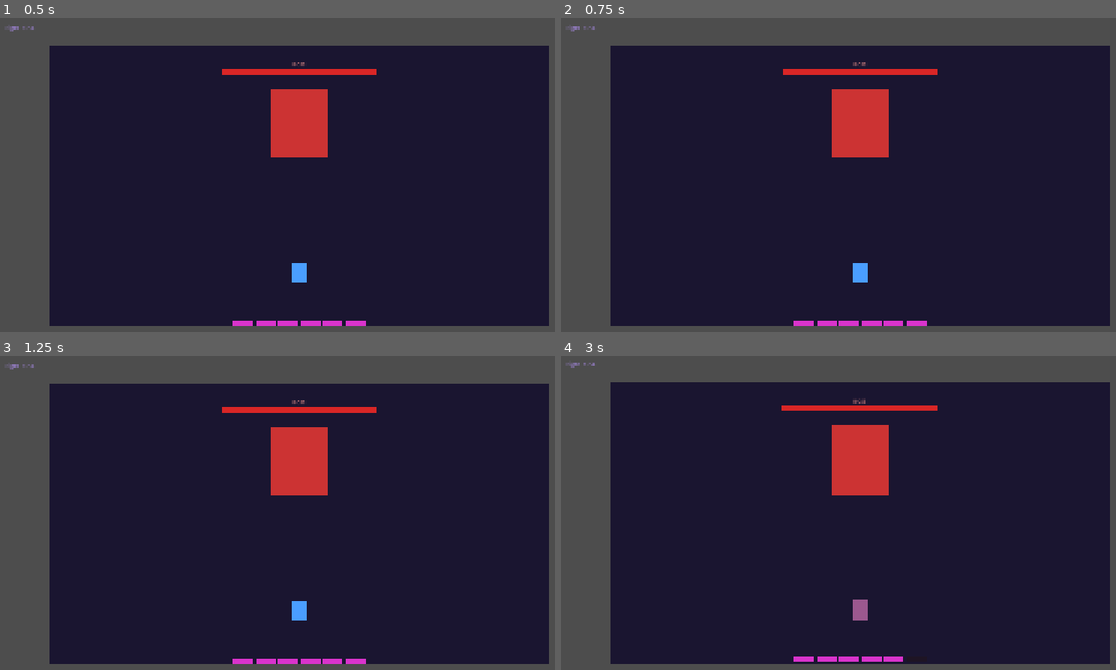
Above: before the commit, frames 1-4 (two rows, left to right).
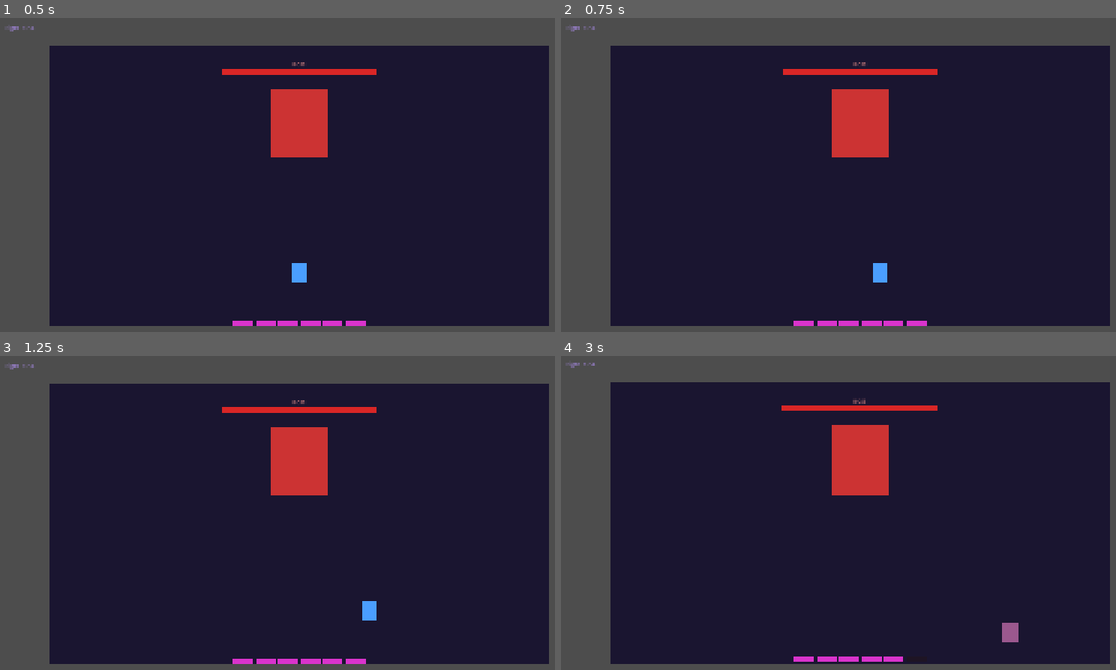
Above: after the commit, the same moments.

Repository: YFliXeR/Parry-Rogue
Game: Godot game, scene res://scenes/arena/Arena.tscn
The game is run twice, just before and just after one commit, with the same random seed, the same clock (stepped at 60 frames per second) and the same inputs. This scene is started directly instead of the project's main scene.
Inputs (mouse positions are in pixels of both pictures, inside the frame that each line leads up to):
- Up to frame 1 (0.5 s): no input
- Up to frame 2 (0.75 s): tap Enter at 0.5 s; move the mouse to (993, 168) at 0.52 s; hold D (move_right, bound only after the commit) from 0.53 s (still down); hold Space (parry_confirm) from 0.53 s (still down); click (993, 168) at 0.67 s
- Up to frame 3 (1.25 s): keep holding D (move_right, bound only after the commit); keep holding Space (parry_confirm)
- Up to frame 4 (3 s): move the mouse to (738, 541) at 1.27 s; release D (move_right, bound only after the commit) at 1.28 s; release Space (parry_confirm) at 1.28 s; hold S (move_down, bound only after the commit) 1.28-2.03 s; tap Space (parry_confirm) at 1.35, 2.85 s; tap R (restart) at 2 s; move the mouse to (921, 450) at 2.02 s; hold D (move_right, bound only after the commit) 2.03-2.78 s; hold Space (parry_confirm) 2.03-2.78 s; move the mouse to (832, 591) at 2.77 s; hold W (move_up, bound only after the commit) from 2.78 s (still down); click (832, 591) at 2.92 s

Frame 1 is identical in both runs. In frame 2, 0.3% of the frame differs, in the area x 52-59%, y 78-85%; in frame 3, 0.3%; in frame 4, 0.4%, in the area x 52-83%, y 77-92%.

Commit message:
Player now moves with WASD

Diff:
--- a/constants/GameConstants.gd
+++ b/constants/GameConstants.gd
@@ -12,6 +12,9 @@
 const PLAYER_MAX_HP          : int   = 6      # total health segments per run
 const CHIP_DAMAGE            : float = 0.25   # HP lost on chip block (wrong timing)
 const FULL_HIT_DAMAGE        : float = 1.0    # HP lost on full hit (wrong direction)
+const PLAYER_MOVE_SPEED      : float = 320.0  # pixels per second, WASD movement
+const ARENA_BOUNDS : Rect2 = Rect2(160.0, 90.0, 1600.0, 900.0)
+const PLAYER_BOUNDS_PADDING  : float = 40.0   # pixels from screen edge player can't cross
 
 
 # ── Parry System ──────────────────────────────────────────
--- a/project.godot
+++ b/project.godot
@@ -36,26 +36,22 @@
 
 parry_left={
 "deadzone": 0.2,
-"events": [Object(InputEventKey,"resource_local_to_scene":fa …(140 unchanged characters)… d":false,"keycode":0,"physical_keycode":65,"key_label":0,"unicode":97,"location":0,"echo":false,"script":null)
-, Object(InputEventKey,"resource_local_to_scene":false,"resource_name":"","device":-1,"window_id":0,"alt_pressed":false,"shift_pressed":false,"ctrl_pressed":false,"meta_pressed":false,"pressed":false,"keycode":0,"physical_keycode":4194319,"key_label":0,"unicode":0,"location":0,"echo":false,"script":null)
+"events": [Object(InputEventKey,"resource_local_to_scene":fa …(140 unchanged characters)… d":false,"keycode":0,"physical_keycode":4194319,"key_label":0,"unicode":0,"location":0,"echo":false,"script":null)
 ]
 }
 parry_right={
 "deadzone": 0.2,
-"events": [Object(InputEventKey,"resource_local_to_scene":fa …(140 unchanged characters)… d":false,"keycode":0,"physical_keycode":68,"key_label":0,"unicode":100,"location":0,"echo":false,"script":null)
-, Object(InputEventKey,"resource_local_to_scene":false,"resource_name":"","device":-1,"window_id":0,"alt_pressed":false,"shift_pressed":false,"ctrl_pressed":false,"meta_pressed":false,"pressed":false,"keycode":0,"physical_keycode":4194321,"key_label":0,"unicode":0,"location":0,"echo":false,"script":null)
+"events": [Object(InputEventKey,"resource_local_to_scene":fa …(140 unchanged characters)… d":false,"keycode":0,"physical_keycode":4194321,"key_label":0,"unicode":0,"location":0,"echo":false,"script":null)
 ]
 }
 parry_up={
 "deadzone": 0.2,
-"events": [Object(InputEventKey,"resource_local_to_scene":fa …(140 unchanged characters)… d":false,"keycode":0,"physical_keycode":87,"key_label":0,"unicode":119,"location":0,"echo":false,"script":null)
-, Object(InputEventKey,"resource_local_to_scene":false,"resource_name":"","device":-1,"window_id":0,"alt_pressed":false,"shift_pressed":false,"ctrl_pressed":false,"meta_pressed":false,"pressed":false,"keycode":0,"physical_keycode":4194320,"key_label":0,"unicode":0,"location":0,"echo":false,"script":null)
+"events": [Object(InputEventKey,"resource_local_to_scene":fa …(140 unchanged characters)… d":false,"keycode":0,"physical_keycode":4194320,"key_label":0,"unicode":0,"location":0,"echo":false,"script":null)
 ]
 }
 parry_down={
 "deadzone": 0.2,
-"events": [Object(InputEventKey,"resource_local_to_scene":fa …(140 unchanged characters)… d":false,"keycode":0,"physical_keycode":83,"key_label":0,"unicode":115,"location":0,"echo":false,"script":null)
-, Object(InputEventKey,"resource_local_to_scene":false,"resource_name":"","device":-1,"window_id":0,"alt_pressed":false,"shift_pressed":false,"ctrl_pressed":false,"meta_pressed":false,"pressed":false,"keycode":0,"physical_keycode":4194322,"key_label":0,"unicode":0,"location":0,"echo":false,"script":null)
+"events": [Object(InputEventKey,"resource_local_to_scene":fa …(140 unchanged characters)… d":false,"keycode":0,"physical_keycode":4194322,"key_label":0,"unicode":0,"location":0,"echo":false,"script":null)
 ]
 }
 parry_confirm={
@@ -68,6 +64,26 @@
 "events": [Object(InputEventKey,"resource_local_to_scene":false,"resource_name":"","device":-1,"window_id":0,"alt_press …(192 unchanged characters)…
 ]
 }
+move_left={
+"deadzone": 0.2,
+"events": [Object(InputEventKey,"resource_local_to_scene":false,"resource_name":"","device":-1,"window_id":0,"alt_pressed":false,"shift_pressed":false,"ctrl_pressed":false,"meta_pressed":false,"pressed":false,"keycode":0,"physical_keycode":65,"key_label":0,"unicode":97,"location":0,"echo":false,"script":null)
+]
+}
+move_right={
+"deadzone": 0.2,
+"events": [Object(InputEventKey,"resource_local_to_scene":false,"resource_name":"","device":-1,"window_id":0,"alt_pressed":false,"shift_pressed":false,"ctrl_pressed":false,"meta_pressed":false,"pressed":false,"keycode":0,"physical_keycode":68,"key_label":0,"unicode":100,"location":0,"echo":false,"script":null)
+]
+}
+move_up={
+"deadzone": 0.2,
+"events": [Object(InputEventKey,"resource_local_to_scene":false,"resource_name":"","device":-1,"window_id":0,"alt_pressed":false,"shift_pressed":false,"ctrl_pressed":false,"meta_pressed":false,"pressed":false,"keycode":0,"physical_keycode":87,"key_label":0,"unicode":119,"location":0,"echo":false,"script":null)
+]
+}
+move_down={
+"deadzone": 0.2,
+"events": [Object(InputEventKey,"resource_local_to_scene":false,"resource_name":"","device":-1,"window_id":0,"alt_pressed":false,"shift_pressed":false,"ctrl_pressed":false,"meta_pressed":false,"pressed":false,"keycode":0,"physical_keycode":83,"key_label":0,"unicode":115,"location":0,"echo":false,"script":null)
+]
+}
 
 [physics]
 
--- a/scenes/player/Player.gd
+++ b/scenes/player/Player.gd
@@ -1,7 +1,12 @@
 # Player.gd
 # ━━━━━━━━━━━━━━━━━━━━━━━━━━━━━━━━━━━━━━━━━━━━━━━━━━━━━━━
 # Manages player HP, damage handling, visual feedback,
-# and parry input detection.
+# WASD movement, and parry input detection.
+#
+# Movement is processed every frame via _process().
+# Parry input is gated by _accepting_input — only active
+# when ParrySystem opens a window.
+#
 # Does NOT evaluate whether a parry succeeds — that is
 # ParrySystem.gd's job. This script only reports what
 # the player pressed and when.
@@ -10,33 +15,81 @@
 extends Node2D
 
 
-# ── Signals ──────────────────────────────────────────────
-signal direction_pressed(dir: String)   # emitted when player presses a direction key
-signal confirm_pressed                  # emitted when player presses Spacebar
+# ── Signals ───────────────────────────────────────────────
+signal direction_pressed(dir: String)   # emitted when player presses a direction key during parry window
+signal confirm_pressed                  # emitted when player presses Spacebar during parry window
 signal player_died                      # emitted when HP reaches zero
-signal hp_changed(current: float)   # fires whenever HP changes
+signal hp_changed(current: float)       # fires whenever HP changes
 
 
 # ── State ─────────────────────────────────────────────────
-var current_hp    : float = GameConstants.PLAYER_MAX_HP
-var is_dead       : bool  = false
-var _accepting_input : bool = false   # only true during an active parry window
+var current_hp       : float = GameConstants.PLAYER_MAX_HP
+var is_dead          : bool  = false
+var _accepting_input : bool  = false   # true only during an active parry window
 
 
 # ── Node References ───────────────────────────────────────
 @onready var _visual : ColorRect = $Visual   # the blue rectangle
 
 
+# ── Lifecycle ─────────────────────────────────────────────
+func _ready() -> void:
+	# Restore HP from BuildManager so damage carries between fights
+	current_hp = BuildManager.current_hp
+	_visual.position = -_visual.size / 2.0
+
+func _process(delta: float) -> void:
+	if is_dead:
+		return
+	_handle_movement(delta)
+
+
+# ── Movement ──────────────────────────────────────────────
+
+## Reads WASD each frame and moves the player, clamped to arena bounds.
+## Accounts for visual size so the rect edges, not the origin, stop at the boundary.
+func _handle_movement(delta: float) -> void:
+	var dir := Vector2.ZERO
+
+	if Input.is_action_pressed("move_left"):
+		dir.x -= 1.0
+	if Input.is_action_pressed("move_right"):
+		dir.x += 1.0
+	if Input.is_action_pressed("move_up"):
+		dir.y -= 1.0
+	if Input.is_action_pressed("move_down"):
+		dir.y += 1.0
+
+	if dir.length_squared() > 0.0:
+		dir = dir.normalized()
+
+	global_position += dir * GameConstants.PLAYER_MOVE_SPEED * delta
+
+	# Clamp so the VISUAL RECT edges stay inside bounds, not just the origin.
+	# ColorRect origin is top-left, so we subtract the full size on the far edges.
+	var b  := GameConstants.ARENA_BOUNDS
+	var half_size = _visual.size / 2.0
+
+	global_position.x = clamp(
+		global_position.x,
+		b.position.x + half_size.x,
+		b.position.x + b.size.x - half_size.x
+	)
+
+	global_position.y = clamp(
+		global_position.y,
+		b.position.y + half_size.y,
+		b.position.y + b.size.y - half_size.y
+	)
+
 # ── Public Methods ────────────────────────────────────────
 
-## Call this to open the parry input window.
-## Player will now emit signals when keys are pressed.
+## Opens the parry input window. Player will now emit signals when keys are pressed.
 func enable_parry_input() -> void:
 	_accepting_input = true
 
 
-## Call this to close the parry input window.
-## Player will ignore all parry keys after this.
+## Closes the parry input window. Player ignores all parry keys after this.
 func disable_parry_input() -> void:
 	_accepting_input = false
 
@@ -50,7 +103,7 @@
 
 	var actual := amount
 	if is_chip:
-		actual *= BuildManager.get_chip_multiplier()   # iron_skin applies here
+		actual *= BuildManager.get_chip_multiplier()
 
 	current_hp -= actual
 	current_hp  = maxf(current_hp, 0.0)
@@ -67,7 +120,7 @@
 	return current_hp / float(GameConstants.PLAYER_MAX_HP)
 
 
-# ── Input ──────────────────────────────────────────────────
+# ── Parry Input ───────────────────────────────────────────
 func _unhandled_input(event: InputEvent) -> void:
 	if not _accepting_input or is_dead:
 		return
@@ -90,32 +143,23 @@
 # ── Private Methods ───────────────────────────────────────
 
 ## Flash the player red briefly to signal a hit.
-## Uses a Tween so it doesn't block anything else.
 func _flash_hit() -> void:
 	var tween := create_tween()
-	tween.tween_property(_visual, "color", Color.RED, 0.05)
+	tween.tween_property(_visual, "color", Color.RED,              0.05)
 	tween.tween_property(_visual, "color", Color(0.29, 0.62, 1.0), 0.15)
-	# Returns to the original blue #4A9EFF after the flash
 
 
 func _on_death() -> void:
 	is_dead = true
-	_visual.color = Color(0.3, 0.3, 0.3)   # grey out on death
+	_visual.color = Color(0.3, 0.3, 0.3)
 	player_died.emit()
 
 
 ## Fully resets the player for a new run.
-## Called by Arena when restarting.
 func reset() -> void:
 	current_hp = GameConstants.PLAYER_MAX_HP
-	BuildManager.current_hp = current_hp   # sync to build manager
+	BuildManager.current_hp = current_hp
 	is_dead    = false
-	_visual.color = Color(0.29, 0.62, 1.0)   # back to original blue
+	_visual.color = Color(0.29, 0.62, 1.0)
 	disable_parry_input()
-	hp_changed.emit(current_hp)              # update HUD immediately
-
-
-# ── Lifecycle ─────────────────────────────────────────────
-func _ready() -> void:
-	# Restore HP from BuildManager so damage carries between fights
-	current_hp = BuildManager.current_hp
+	hp_changed.emit(current_hp)
